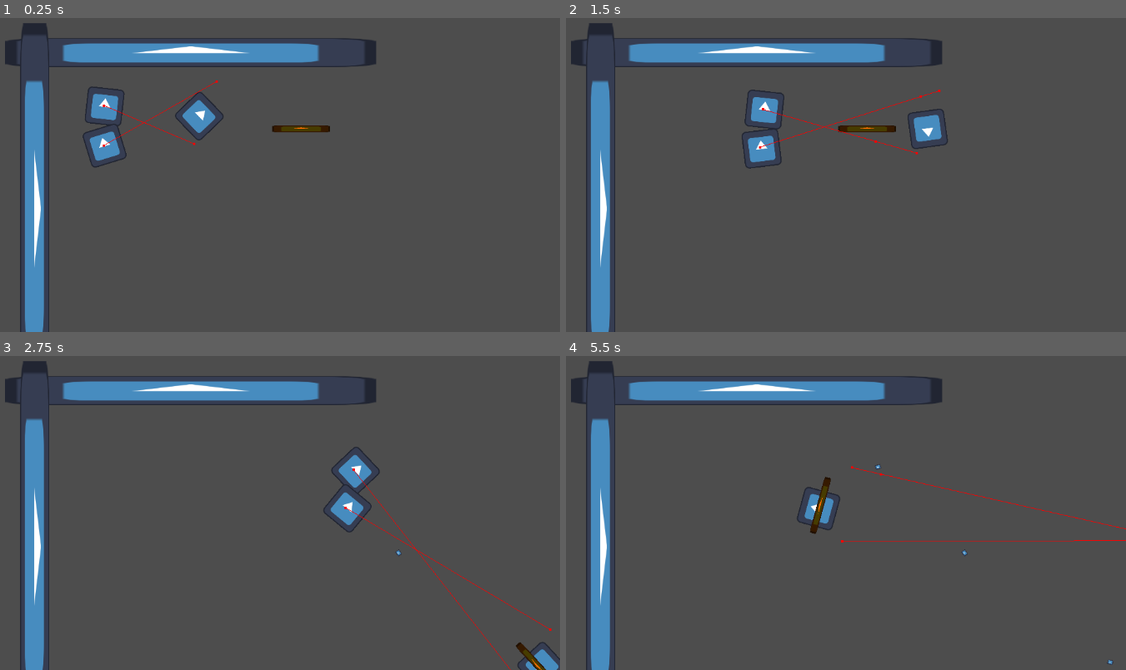
Above: before the commit, frames 1-4 (two rows, left to right).
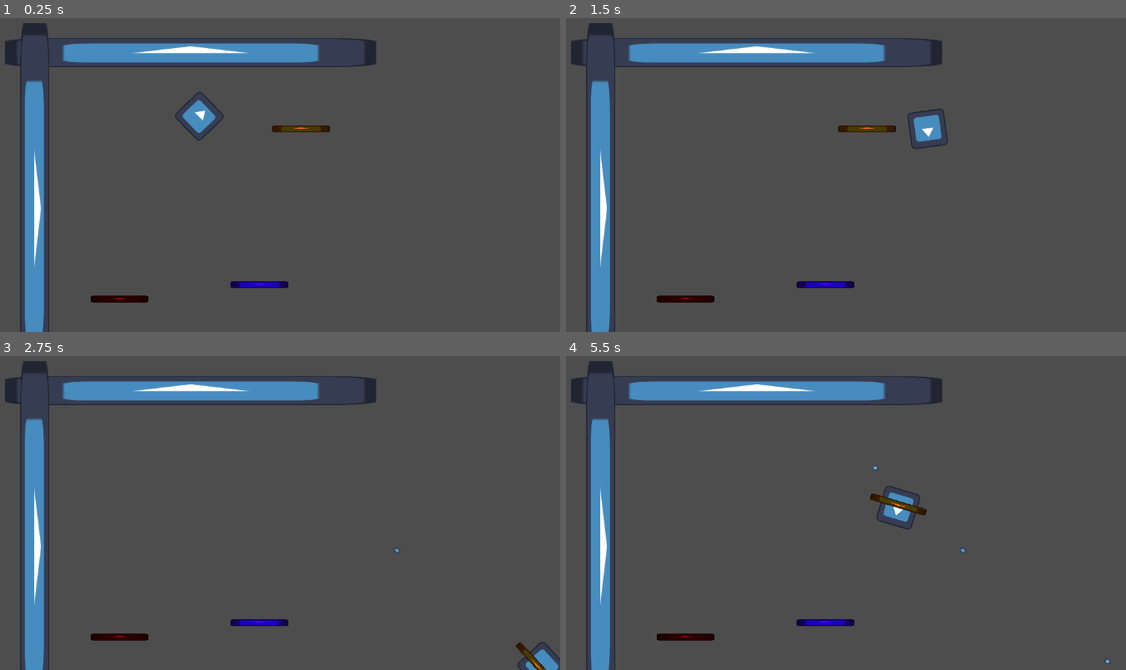
Above: after the commit, the same moments.

Repository: KarumGhag/Hitman4
Game: Godot game, scene res://World/world.tscn
Two runs of this game, one before a commit and one after it. Both use one fixed random seed, a clock stepped at 60 frames per second and the inputs below. The engine's default icon, where the game draws it, is replaced by a stand-in: a white triangle on a blue panel in a dark square.
Inputs (mouse positions are in pixels of both pictures, inside the frame that each line leads up to):
- Up to frame 1 (0.25 s): no input
- Up to frame 2 (1.5 s): move the mouse to (941, 124) at 0.52 s; hold D (right) 0.53-1.28 s; tap Mouse wheel up (last) at 0.6 s; tap Mouse wheel down (next) at 0.8, 1.35 s; move the mouse to (661, 162) at 1.27 s; hold S (down) from 1.28 s (still down)
- Up to frame 3 (2.75 s): right-click (95, 500) at 1.55 s; move the mouse to (291, 399) at 2.02 s; release S (down) at 2.03 s; press the mouse at (291, 399) at 2.03 s; hold D (right) from 2.03 s (still down); right-click (291, 399) at 2.1 s
- Up to frame 4 (5.5 s): move the mouse to (762, 556) at 2.77 s; release D (right) at 2.78 s; release the mouse at (762, 556) at 2.78 s; hold W (up) 2.78-3.53 s; click (762, 556) at 2.85 s; tap Mouse wheel up (last) at 3.05, 3.6 s; move the mouse to (991, 538) at 3.52 s; hold A (left) 3.53-5.03 s; tap Mouse wheel down (next) at 3.8, 4.35 s; move the mouse to (594, 428) at 4.27 s; right-click (594, 428) at 4.55 s; move the mouse to (823, 481) at 5.02 s; press the mouse at (823, 481) at 5.03 s; hold S (down) from 5.03 s (still down); right-click (823, 481) at 5.1 s

The runs differ from the first frame. In frame 1, 1.5% of the frame differs, in the area x 14-52%, y 19-91%; in frame 2, 1.6%; in frame 3, 1.7%; in frame 4, 2.0%, in the area x 16-100%, y 34-99%.

Commit message:
bullet bounce kinda works but not really
might only use for items not bullets

Diff:
--- a/GunSystem/Bullets/Bullet.tscn
+++ b/GunSystem/Bullets/Bullet.tscn
@@ -1,14 +1,21 @@
-[gd_scene load_steps=4 format=3 uid="uid://bg0e1ffv6s88g"]
+[gd_scene load_steps=5 format=3 uid="uid://bg0e1ffv6s88g"]
 
 [ext_resource type="Script" path="res://GunSystem/Bullets/BulletClass.gd" id="1_dflsj"]
 [ext_resource type="Texture2D" uid="uid://jffjcag0lvea" path="res://Art/icon.svg" id="1_emeej"]
 
-[sub_resource type="RectangleShape2D" id="RectangleShape2D_4d12m"]
+[sub_resource type="RectangleShape2D" id="RectangleShape2D_qg40i"]
 size = Vector2(12, 10)
 
-[node name="Bullet" type="CharacterBody2D" node_paths=PackedStringArray("hitBox")]
+[sub_resource type="RectangleShape2D" id="RectangleShape2D_4d12m"]
+size = Vector2(10, 8)
+
+[node name="Bullet" type="CharacterBody2D" node_paths=PackedStringArray("hitbox", "selfCollider")]
 script = ExtResource("1_dflsj")
-hitBox = NodePath("hitbox")
+hitbox = NodePath("hitbox")
+selfCollider = NodePath("CollisionShape2D")
+
+[node name="CollisionShape2D" type="CollisionShape2D" parent="."]
+shape = SubResource("RectangleShape2D_qg40i")
 
 [node name="Icon" type="Sprite2D" parent="."]
 position = Vector2(-3.57628e-07, 0)
--- a/GunSystem/Bullets/BulletClass.gd
+++ b/GunSystem/Bullets/BulletClass.gd
@@ -8,34 +8,46 @@
 
 var damage : float
 
-@export var hitBox : Area2D
+@export var hitbox : Area2D
 #1 means it cannot bounce
 var bounces : int = 1
 
 var speed : float
 var direction : Vector2
 
+@export var selfCollider : CollisionShape2D
+
 func _ready() -> void:
 	originPoint = global_position
-	hitBox.connect("body_entered", hitBoxBody)
+	hitbox.connect("body_entered", hitBoxBody)
+	velocity = speed * direction
 
-func _process(_delta):
+func _process(delta) -> void:
 	distanceTravelled = global_position.distance_to(originPoint)
 	if (fireDistance != 0) and distanceTravelled >= fireDistance:
 		queue_free()
 
 
-	velocity = speed * direction
 
-	move_and_slide()
+
+	#Doesnt work fully - might remove bounces from bullets
+
+	#var collision = move_and_collide(velocity * delta)
+	#if collision and bounces > 0:
+	#	print("bounce")
+	#	velocity = velocity.bounce(collision.get_normal())
+	#	bounces -= 1
+
+
+	#move_and_slide()
+
 
 
 
 func hitBoxBody(body) -> void:
-	bounces -= 1
-	if bounces <= 0:
+	if body == self:
+		return
+
+	if bounces == 0:
 		queue_free()
 		return
-
-
-	velocity = -velocity
--- a/GunSystem/GunClass.gd
+++ b/GunSystem/GunClass.gd
@@ -26,7 +26,6 @@
 ## After a bullet is shot it waits this much time for the next bullet to be shot
 @export var multiBulletWait : float = 0.05
 ## How many times the bullet will bounce
-## 1 means it will not bounce
 @export var bulletBounces : int = 1
 
 @export var damage : float
@@ -43,7 +42,6 @@
 var target : Vector2
 
 func itemReady() -> void:
-	print("test")
 	bulletsLeft = magSize
 	fireCoolDownTimer = Timer.new()
 	fireCoolDownTimer.one_shot = true
@@ -88,7 +86,8 @@
 		var bulletDirection : Vector2 = shootLocation()
 		var bulletInstance = bullet.instantiate()
 		bulletInstance.global_position = shootPoint.global_position
-		bulletInstance.velocity = bulletDirection * bulletSpeed
+		#bulletInstance.velocity = bulletDirection * bulletSpeed
+		bulletInstance.direction = bulletDirection
 
 		bulletInstance.look_at(get_global_mouse_position())
 
--- /dev/null
+++ b/GunSystem/Guns/ak47.tscn
@@ -0,0 +1,34 @@
+[gd_scene load_steps=6 format=3 uid="uid://tkw35h5qkby1"]
+
+[ext_resource type="Script" path="res://GunSystem/GunClass.gd" id="1_pmgcn"]
+[ext_resource type="PackedScene" uid="uid://bg0e1ffv6s88g" path="res://GunSystem/Bullets/Bullet.tscn" id="2_yppb3"]
+[ext_resource type="Texture2D" uid="uid://jffjcag0lvea" path="res://Art/icon.svg" id="3_6bf6o"]
+[ext_resource type="PackedScene" uid="uid://bhb8li7we1p3k" path="res://GunSystem/pickup_area.tscn" id="4_miqs5"]
+
+[sub_resource type="CircleShape2D" id="CircleShape2D_gkvrw"]
+radius = 100.005
+
+[node name="AK47" type="Node2D" node_paths=PackedStringArray("shootPoint", "pickUpArea", "image")]
+script = ExtResource("1_pmgcn")
+bullet = ExtResource("2_yppb3")
+shootPoint = NodePath("ShootPoint")
+auto = true
+damage = 100.0
+bulletSpeed = 2000.0
+magSize = 32
+itemName = "AK47"
+pickUpArea = NodePath("PickupArea")
+image = NodePath("Icon")
+
+[node name="Icon" type="Sprite2D" parent="."]
+modulate = Color(0.368627, 0, 1, 1)
+scale = Vector2(0.78125, 0.09375)
+texture = ExtResource("3_6bf6o")
+
+[node name="ShootPoint" type="Node2D" parent="."]
+position = Vector2(53, 0)
+
+[node name="PickupArea" parent="." instance=ExtResource("4_miqs5")]
+
+[node name="CollisionShape2D" type="CollisionShape2D" parent="PickupArea"]
+shape = SubResource("CircleShape2D_gkvrw")
--- a/GunSystem/Guns/pistol.tscn
+++ b/GunSystem/Guns/pistol.tscn
@@ -12,7 +12,6 @@
 script = ExtResource("1_h6t1u")
 bullet = ExtResource("2_hoeam")
 shootPoint = NodePath("ShootPoint")
-bulletBounces = 5
 damage = 100.0
 itemName = "Pistol"
 pickUpArea = NodePath("PickupArea")
@@ -24,7 +23,7 @@
 texture = ExtResource("3_w7n8m")
 
 [node name="ShootPoint" type="Node2D" parent="."]
-position = Vector2(48, 0)
+position = Vector2(53, 0)
 
 [node name="PickupArea" parent="." instance=ExtResource("4_qkv1b")]
 
--- /dev/null
+++ b/GunSystem/Guns/shotgun.tscn
@@ -0,0 +1,38 @@
+[gd_scene load_steps=6 format=3 uid="uid://dy1jcrh400c5i"]
+
+[ext_resource type="Script" path="res://GunSystem/GunClass.gd" id="1_4p5ho"]
+[ext_resource type="PackedScene" uid="uid://bg0e1ffv6s88g" path="res://GunSystem/Bullets/Bullet.tscn" id="2_bqip4"]
+[ext_resource type="Texture2D" uid="uid://jffjcag0lvea" path="res://Art/icon.svg" id="3_m7f0b"]
+[ext_resource type="PackedScene" uid="uid://bhb8li7we1p3k" path="res://GunSystem/pickup_area.tscn" id="4_c6lcd"]
+
+[sub_resource type="CircleShape2D" id="CircleShape2D_gkvrw"]
+radius = 100.005
+
+[node name="shotgun" type="Node2D" node_paths=PackedStringArray("shootPoint", "pickUpArea", "image")]
+script = ExtResource("1_4p5ho")
+bullet = ExtResource("2_bqip4")
+shootPoint = NodePath("ShootPoint")
+auto = true
+shotgun = true
+fireDistance = 1000.0
+spread = 0.2
+multiBulletNum = 7
+damage = 100.0
+bulletSpeed = 1200.0
+magSize = 10
+itemName = "Shotgun"
+pickUpArea = NodePath("PickupArea")
+image = NodePath("Icon")
+
+[node name="Icon" type="Sprite2D" parent="."]
+modulate = Color(0.592448, 8.90419e-07, 3.85046e-07, 1)
+scale = Vector2(0.78125, 0.09375)
+texture = ExtResource("3_m7f0b")
+
+[node name="ShootPoint" type="Node2D" parent="."]
+position = Vector2(53, 0)
+
+[node name="PickupArea" parent="." instance=ExtResource("4_c6lcd")]
+
+[node name="CollisionShape2D" type="CollisionShape2D" parent="PickupArea"]
+shape = SubResource("CircleShape2D_gkvrw")
--- a/InventorySystem/InventoryClass.gd
+++ b/InventorySystem/InventoryClass.gd
@@ -15,8 +15,6 @@
 			currentItem = inventory[i]
 			break
 
-	print(inventory)
-
 func _process(_delta) -> void:
 
 	for i in range(len(inventory)):
@@ -25,6 +23,7 @@
 
 	if Input.is_action_just_pressed("next"):
 		currentItem = getNext()
+
 	if Input.is_action_just_pressed("last"):
 		currentItem = getPrevious()
 
@@ -33,27 +32,34 @@
 		currentItem.equiped = true
 
 
+	for i in range(len(inventory)):
+		if inventory[i] != null:
+			if inventory[i] != currentItem:
+				inventory[i].equiped = false
+
+
+
 
 #loops over the inventory forwards until a value is found and sets that to the next value
 func getNext() -> Item:
 	var i : int = getCurrent()
 
+	#no items in inventory
 	if i == -1:
-		print("no items")
-		print(inventory)
 		return
 
 	while true:
-		if i + 1 >= len(inventory):
+		if i + 2 >= len(inventory):
 			i = 0
 			if inventory[0] != null:
 				break
 			continue
 
-		i += 1
+		i += 2
 
 		if inventory[i] != null:
 			break
+
 
 	return inventory[i]
 
@@ -61,9 +67,9 @@
 func getPrevious() -> Item:
 	var i : int = getCurrent()
 
+
+	#no items in inventory
 	if i == -1:
-		print("no items")
-		print(inventory)
 		return
 
 	while true:
@@ -76,6 +82,7 @@
 		i -= 1
 		if inventory[i] != null:
 			break
+
 
 	return inventory[i]
 
--- a/InventorySystem/itemClass.gd
+++ b/InventorySystem/itemClass.gd
@@ -10,7 +10,7 @@
 @export var image : Sprite2D
 var inInv : bool = false
 
-var equiped : bool = false
+@export var equiped : bool = false
 
 func _ready():
 	itemReady()
@@ -23,7 +23,6 @@
 	#if its in the invetory and not equiped it should be hidded and inactive
 	if inInv and not equiped:
 		hide()
-		itemProcess(delta)
 	#if its equipde it should be shown and active
 	elif equiped:
 		itemProcess(delta)
@@ -57,10 +56,7 @@
 
 @onready var inventorySystem = get_node("/root/InventorySystem")
 func pickUp() -> void:
-	if inInv:
-		print(str(self) + " is in inventory")
 	if not canPickUp:
-		print("not in range")
 		return
 
 	var inventory = inventorySystem.inventory
@@ -70,7 +66,6 @@
 			var autoEquip = inventorySystem.isEmpty()
 
 			inventorySystem.inventory[i] = self
-			print(inventorySystem.inventory[i])
 			inInv = true
 
 			if autoEquip:
@@ -78,5 +73,3 @@
 				equiped = true
 
 			return
-
-	print("no empty space")
--- a/Player/player.gd
+++ b/Player/player.gd
@@ -18,6 +18,8 @@
 	inventorySystem.player = self
 
 func _process(_delta) -> void:
+
+
 	direction = Input.get_vector("left", "right", "up", "down")
 
 	direction = direction.normalized() * speed
--- a/World/world.tscn
+++ b/World/world.tscn
@@ -1,9 +1,10 @@
-[gd_scene load_steps=7 format=3 uid="uid://cq71lr407eab8"]
+[gd_scene load_steps=8 format=3 uid="uid://cq71lr407eab8"]
 
 [ext_resource type="Texture2D" uid="uid://jffjcag0lvea" path="res://Art/icon.svg" id="1_muac8"]
-[ext_resource type="PackedScene" uid="uid://s8o2fn2d2lu8" path="res://Enemy/enemy.tscn" id="2_181t4"]
 [ext_resource type="PackedScene" uid="uid://1l13jv08hnfd" path="res://Player/player.tscn" id="3_1fj7k"]
 [ext_resource type="PackedScene" uid="uid://div0tlygtvrua" path="res://GunSystem/Guns/pistol.tscn" id="4_xlj8e"]
+[ext_resource type="PackedScene" uid="uid://tkw35h5qkby1" path="res://GunSystem/Guns/ak47.tscn" id="5_e5dhs"]
+[ext_resource type="PackedScene" uid="uid://dy1jcrh400c5i" path="res://GunSystem/Guns/shotgun.tscn" id="5_gmdp7"]
 
 [sub_resource type="NavigationPolygon" id="NavigationPolygon_cpu4h"]
 vertices = PackedVector2Array(1811.09, 15.9609, 861.75, 206, 861.75, 136, -158.063, 9.03125, 231, 136, -165.93, 1246.42, 231, 760.5, 1821.9, 1137.53, 301, 760.5, 301, 206)
@@ -14,14 +15,6 @@
 size = Vector2(120.9, 20)
 
 [node name="World" type="Node2D"]
-
-[node name="Enemy" parent="." node_paths=PackedStringArray("player") instance=ExtResource("2_181t4")]
-position = Vector2(357, 253)
-player = NodePath("../Player")
-
-[node name="Enemy2" parent="." node_paths=PackedStringArray("player") instance=ExtResource("2_181t4")]
-position = Vector2(357, 328)
-player = NodePath("../Player")
 
 [node name="NavigationRegion2D" type="NavigationRegion2D" parent="."]
 position = Vector2(-23, -7)
@@ -65,3 +58,9 @@
 
 [node name="pistol" parent="." instance=ExtResource("4_xlj8e")]
 position = Vector2(704, 296)
+
+[node name="AK47" parent="." instance=ExtResource("5_e5dhs")]
+position = Vector2(632, 566)
+
+[node name="shotgun" parent="." instance=ExtResource("5_gmdp7")]
+position = Vector2(390, 591)
